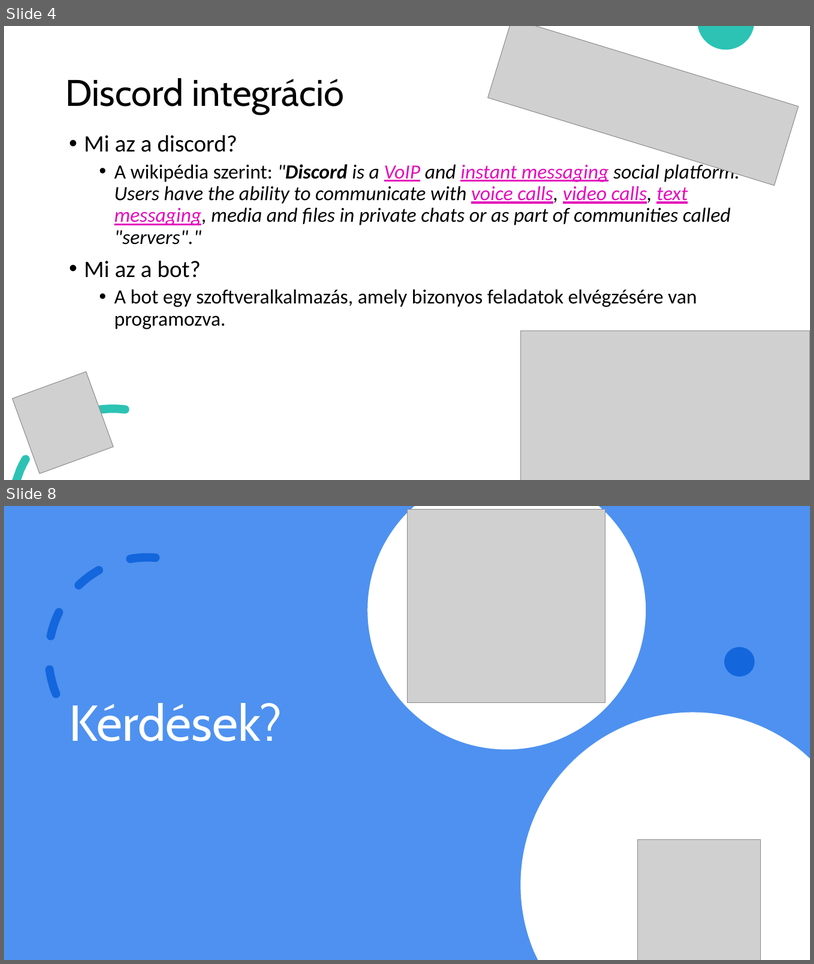
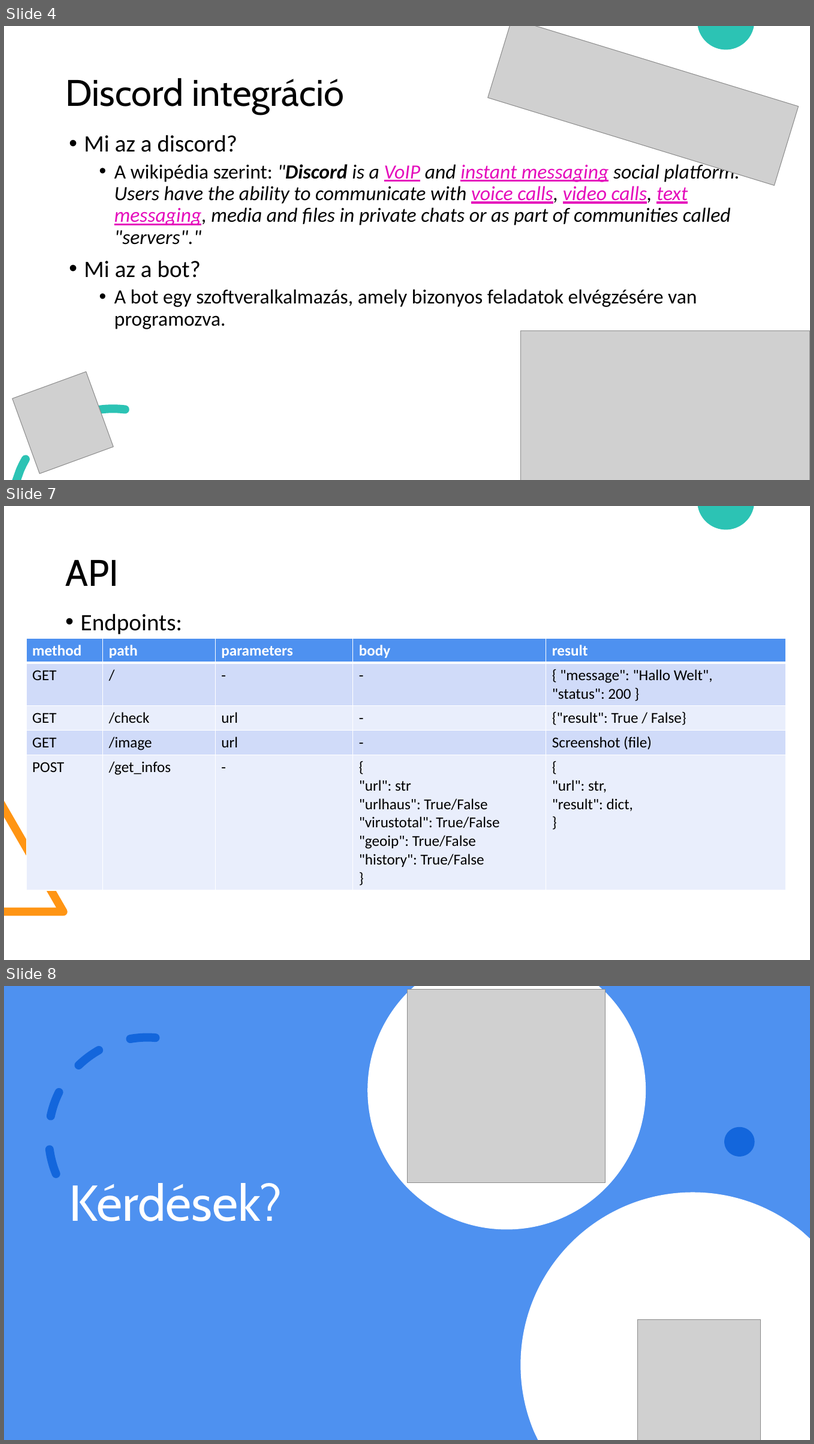
Before and after one commit to verebecske/URLanalyser, a slide deck: doc/ppt/DTdemo.pptx. Shown one above the other, each under a label of ours: slides 4 and 8 before the commit, slides 4, 7 and 8 after it; the slides between them are not shown. The pictures are 814x964 and 814x1444 pixels, drawn with LibreOffice and Linux fonts; fonts in the diff are those of the drawing; grey boxes stand for pictures. Boxes give left, top, right and bottom in pixels: in the first picture for what was removed or moved away, otherwise in the second. Text is boxed around its words. In the diff, an @@ line names an element or a change of style, - is before the commit and + after.

```diff
--- a/doc/ppt/DTdemo.pptx
+++ b/doc/ppt/DTdemo.pptx
@@ slide 7 added at bbox=[4, 506, 810, 960], background #FFFFFF; not listed: 2 template elements that a slide beside it also shows @@
@@ title added at bbox=[66, 560, 119, 586], 44 pt, text #000000 @@
+API
@@ text added at bbox=[81, 613, 182, 634], 28 pt, text #000000 @@
+• Endpoints:
@@ table added at bbox=[26, 639, 787, 888], 5 rows, 5 columns @@
+method | path | parameters | body | result
+GET | / | - | - | { "message": "Hallo Welt", / "status": 200 }
+GET | /check | url | - | {"result": True / False}
+GET | /image | url | - | Screenshot (file)
+POST | /get_infos | - | { / "url": str / "urlhaus": True/False / "virustotal": True/False / "geoip": True/False / "history": True/False / } | { / "url": str, / "result": dict, / }
```
Also in this commit, not shown: 2 slides changed, 1 slide removed.
